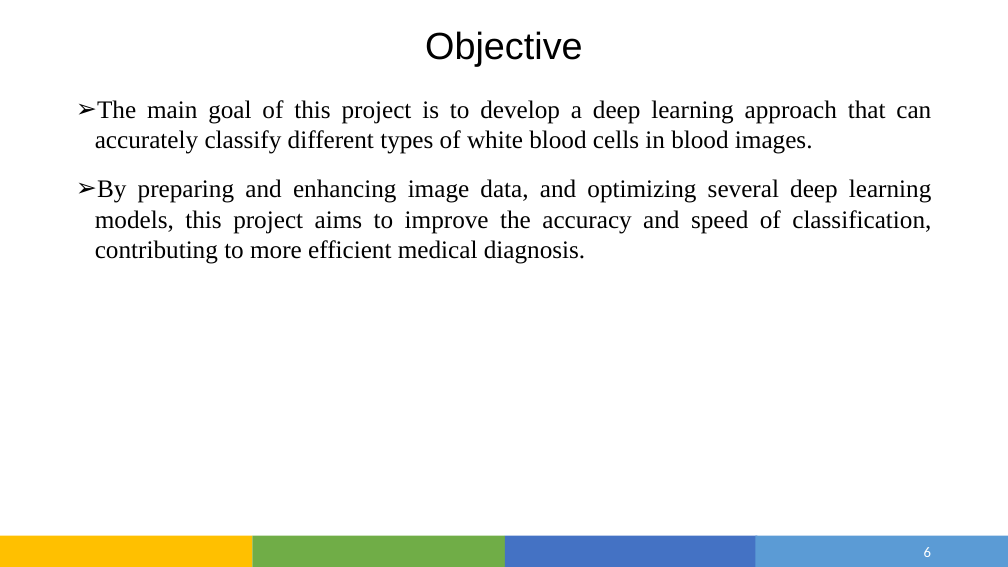
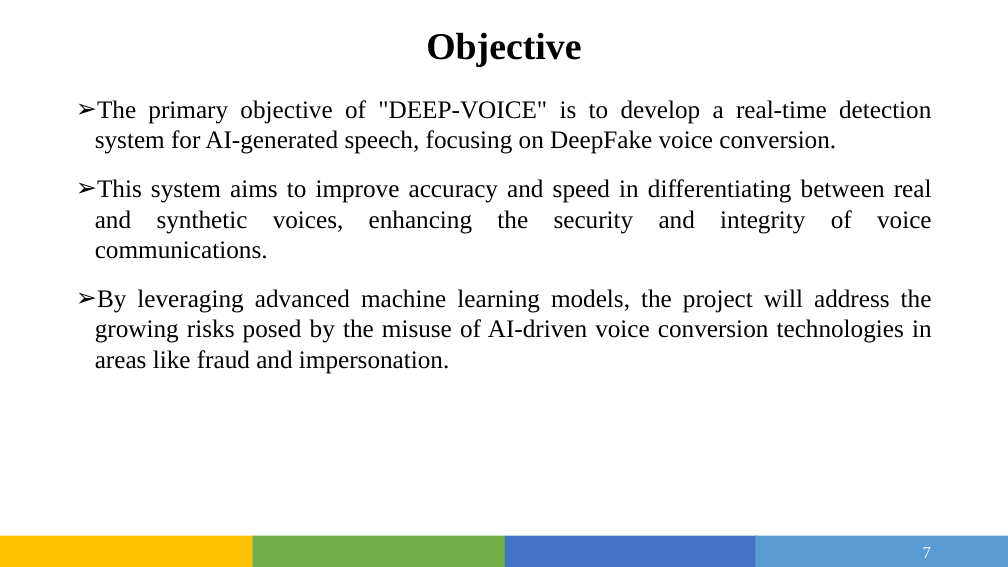
Before and after one commit to Devjethva1111/DeepFake-Voice-Recognition, a slide deck: slide 7 of Seminar/Project_PPT.pptx (slide 6 before the commit). Drawn at 1008x567 pixels with LibreOffice and Linux fonts; fonts in the diff are those of the drawing. Boxes give left, top, right and bottom in pixels: in the first picture for what was removed or moved away, otherwise in the second. Text is boxed around its words. In the diff, an @@ line names an element or a change of style, - is before the commit and + after.

```diff
--- a/Seminar/Project_PPT.pptx
+++ b/Seminar/Project_PPT.pptx
@@ title "Objective" at bbox=[426, 32, 581, 66]: font Arial to Times New Roman, bold on @@
@@ text at bbox=[95, 100, 932, 374]: text changed @@
-➢ The main goal of this project is to develop a deep learning approach that can accurately classify different types of white blood cells in blood images.
-➢ By preparing and enhancing image data, and optimizing several deep learning models, this project aims to improve the accuracy and speed of classification, contributing to more efficient medical diagnosis.
+➢ The primary objective of "DEEP-VOICE" is to develop a real-time detection system for AI-generated speech, focusing on DeepFake voice conversion.
+➢ This system aims to improve accuracy and speed in differentiating between real and synthetic voices, enhancing the security and integrity of voice communications.
+➢ By leveraging advanced machine learning models, the project will address the growing risks posed by the misuse of AI-driven voice conversion technologies in areas like fraud and impersonation.
@@ page number at bbox=[923, 547, 931, 558]: text changed; size 14 to 16 pt; font Calibri to Times New Roman @@
-6
+7
```
Also in this commit, not shown: 5 other slides changed, 6 slides added, 7 slides removed, 1 other file.
